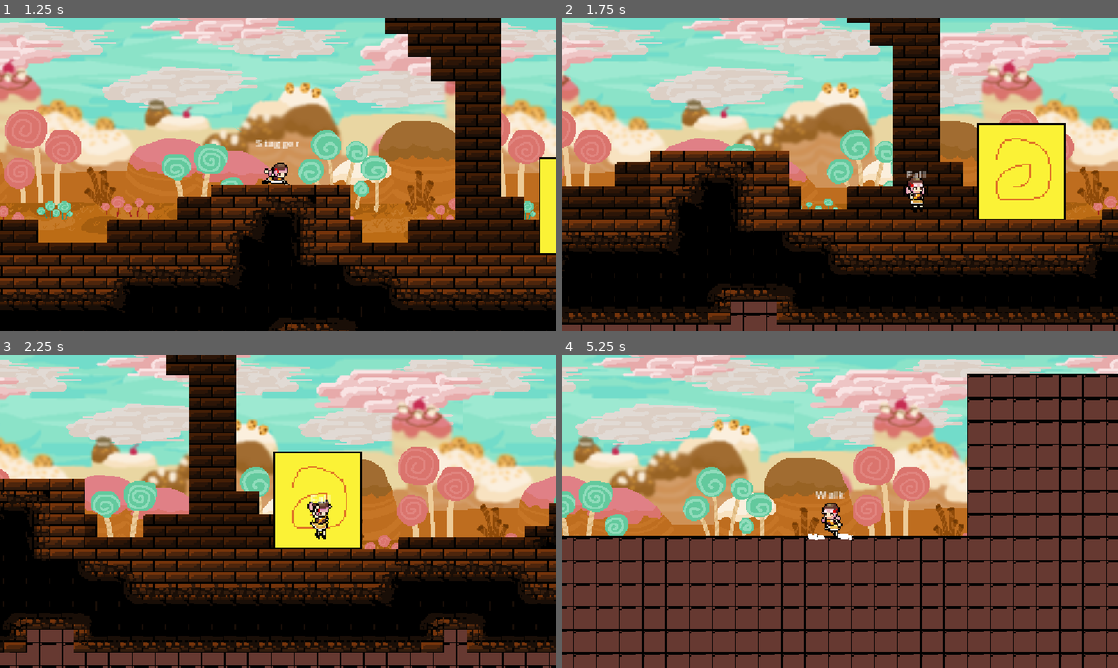
Above: before the commit, frames 1-4 (two rows, left to right).
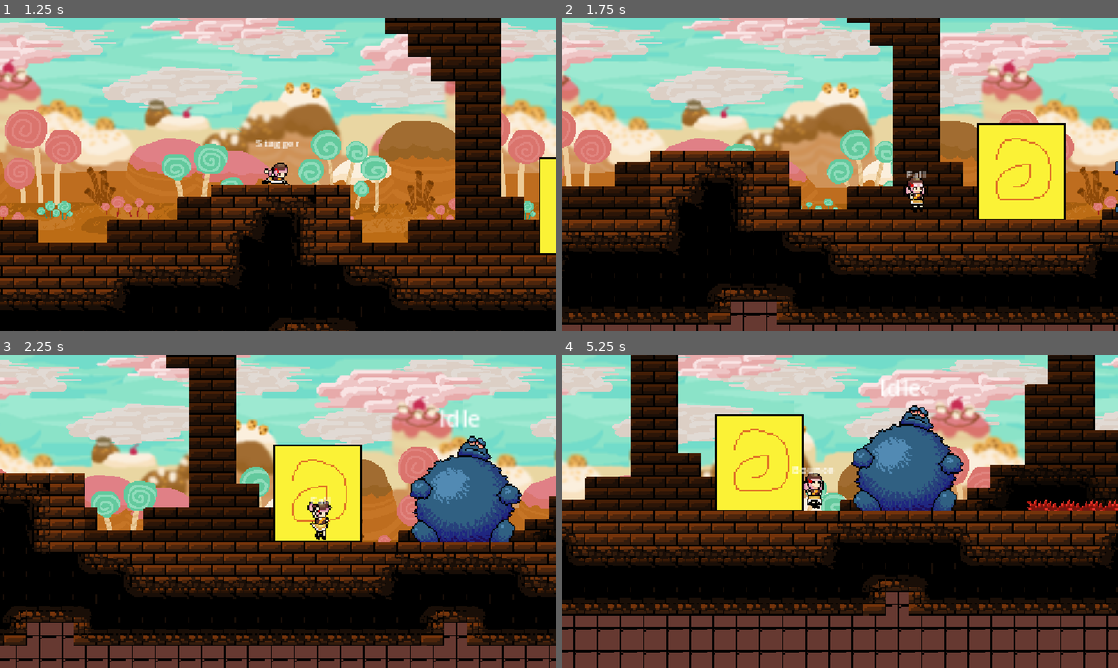
Above: after the commit, the same moments.

Repository: zowlorin/kuki-game
Game: Godot game, scene res://menus/main_menu.tscn
Same seed, same stepped clock (60 frames per second), same inputs: the game is played once before the commit and once after it.
Inputs:
- Up to frame 1 (1.25 s): click "play" at 0.5 s
- Up to frame 2 (1.75 s): tap Enter at 1.25 s; hold D (move_right) from 1.28 s (still down); tap Shift (dash) at 1.35 s; tap Space (jump) at 1.52, 1.55 s
- Up to frame 3 (2.25 s): keep holding D (move_right); tap Space (jump) at 1.82, 2.1 s
- Up to frame 4 (5.25 s): tap Space (jump) at 2.27, 2.57, 3.05, 3.77, 4.07, 4.52, 4.55, 4.82, 5.1 s; tap Shift (dash) at 2.3, 2.85, 3.8, 4.35 s; release D (move_right) at 2.78 s; hold A (move_left) 2.78-3.53 s; hold D (move_right) 3.53-5.03 s; tap E at 3.6 s; hold A (move_left) from 5.03 s (still down)

Frame 1 is identical in both runs. In frame 2, less than 0.1% of the frame differs, in the area x 99-100%, y 45-63%; in frame 3, 34%; in frame 4, 75%, in the area x 0-100%, y 0-100%.

Commit message:
chud

Diff:
--- /dev/null
+++ b/gameplay/BouncePads.tscn
@@ -0,0 +1,3 @@
+[gd_scene format=3 uid="uid://3si2t3yim1yh"]
+
+[node name="BouncePads" type="Node2D" unique_id=1428853902]
--- /dev/null
+++ b/gameplay/chud.gd
@@ -0,0 +1,10 @@
+extends CharacterBody2D
+
+@export var target: CharacterBody2D
+@export var frames_before_sleep = 3
+
+func _physics_process(delta: float) -> void:
+	if not is_on_floor():
+		velocity += get_gravity() * delta
+
+	move_and_slide()
--- /dev/null
+++ b/gameplay/chud.tscn
@@ -0,0 +1,189 @@
+[gd_scene format=3 uid="uid://hbonw2t7ej81"]
+
+[ext_resource type="Texture2D" uid="uid://brwm4ga41c4d0" path="res://assets/chud/chudelectricfan.png" id="1_eb0tk"]
+[ext_resource type="Script" uid="uid://cwnvghc03qrpc" path="res://gameplay/chud.gd" id="1_vvnt0"]
+[ext_resource type="Texture2D" uid="uid://b5uiu2mt8mae7" path="res://assets/chud/chudsnore.png" id="2_vvnt0"]
+[ext_resource type="Script" uid="uid://cwubmbexatqve" path="res://states/state_machine.gd" id="2_x7ym0"]
+[ext_resource type="Script" uid="uid://ddb2mpjjmn4pw" path="res://states/chud_states/idle_state.gd" id="3_vfhmp"]
+[ext_resource type="Script" uid="uid://deipeelp2ta4r" path="res://states/chud_states/sleep_state.gd" id="4_b3a0b"]
+
+[sub_resource type="AtlasTexture" id="AtlasTexture_vfhmp"]
+atlas = ExtResource("1_eb0tk")
+region = Rect2(0, 0, 96, 80)
+
+[sub_resource type="AtlasTexture" id="AtlasTexture_b3a0b"]
+atlas = ExtResource("1_eb0tk")
+region = Rect2(96, 0, 96, 80)
+
+[sub_resource type="AtlasTexture" id="AtlasTexture_v0pnj"]
+atlas = ExtResource("2_vvnt0")
+region = Rect2(0, 0, 96, 80)
+
+[sub_resource type="AtlasTexture" id="AtlasTexture_ts62h"]
+atlas = ExtResource("2_vvnt0")
+region = Rect2(96, 0, 96, 80)
+
+[sub_resource type="AtlasTexture" id="AtlasTexture_q1xlo"]
+atlas = ExtResource("2_vvnt0")
+region = Rect2(192, 0, 96, 80)
+
+[sub_resource type="AtlasTexture" id="AtlasTexture_lyp8q"]
+atlas = ExtResource("2_vvnt0")
+region = Rect2(288, 0, 96, 80)
+
+[sub_resource type="AtlasTexture" id="AtlasTexture_3fosx"]
+atlas = ExtResource("2_vvnt0")
+region = Rect2(384, 0, 96, 80)
+
+[sub_resource type="AtlasTexture" id="AtlasTexture_cebp8"]
+atlas = ExtResource("2_vvnt0")
+region = Rect2(480, 0, 96, 80)
+
+[sub_resource type="AtlasTexture" id="AtlasTexture_57be6"]
+atlas = ExtResource("2_vvnt0")
+region = Rect2(576, 0, 96, 80)
+
+[sub_resource type="AtlasTexture" id="AtlasTexture_uci82"]
+atlas = ExtResource("2_vvnt0")
+region = Rect2(672, 0, 96, 80)
+
+[sub_resource type="AtlasTexture" id="AtlasTexture_sn5gc"]
+atlas = ExtResource("2_vvnt0")
+region = Rect2(768, 0, 96, 80)
+
+[sub_resource type="AtlasTexture" id="AtlasTexture_d5lr2"]
+atlas = ExtResource("2_vvnt0")
+region = Rect2(864, 0, 96, 80)
+
+[sub_resource type="AtlasTexture" id="AtlasTexture_k72q1"]
+atlas = ExtResource("2_vvnt0")
+region = Rect2(960, 0, 96, 80)
+
+[sub_resource type="AtlasTexture" id="AtlasTexture_bysli"]
+atlas = ExtResource("2_vvnt0")
+region = Rect2(1056, 0, 96, 80)
+
+[sub_resource type="AtlasTexture" id="AtlasTexture_8blgr"]
+atlas = ExtResource("2_vvnt0")
+region = Rect2(1152, 0, 96, 80)
+
+[sub_resource type="AtlasTexture" id="AtlasTexture_foh7y"]
+atlas = ExtResource("2_vvnt0")
+region = Rect2(1248, 0, 96, 80)
+
+[sub_resource type="SpriteFrames" id="SpriteFrames_710pl"]
+animations = [{
+"frames": [{
+"duration": 1.0,
+"texture": SubResource("AtlasTexture_vfhmp")
+}, {
+"duration": 1.0,
+"texture": SubResource("AtlasTexture_b3a0b")
+}],
+"loop": 1,
+"name": &"idle",
+"speed": 8.0
+}, {
+"frames": [{
+"duration": 1.0,
+"texture": SubResource("AtlasTexture_v0pnj")
+}, {
+"duration": 1.0,
+"texture": SubResource("AtlasTexture_ts62h")
+}, {
+"duration": 1.0,
+"texture": SubResource("AtlasTexture_q1xlo")
+}, {
+"duration": 1.0,
+"texture": SubResource("AtlasTexture_lyp8q")
+}, {
+"duration": 1.0,
+"texture": SubResource("AtlasTexture_3fosx")
+}, {
+"duration": 1.0,
+"texture": SubResource("AtlasTexture_cebp8")
+}, {
+"duration": 1.0,
+"texture": SubResource("AtlasTexture_57be6")
+}, {
+"duration": 1.0,
+"texture": SubResource("AtlasTexture_uci82")
+}, {
+"duration": 1.0,
+"texture": SubResource("AtlasTexture_sn5gc")
+}, {
+"duration": 1.0,
+"texture": SubResource("AtlasTexture_d5lr2")
+}, {
+"duration": 1.0,
+"texture": SubResource("AtlasTexture_k72q1")
+}, {
+"duration": 1.0,
+"texture": SubResource("AtlasTexture_bysli")
+}, {
+"duration": 1.0,
+"texture": SubResource("AtlasTexture_8blgr")
+}, {
+"duration": 1.0,
+"texture": SubResource("AtlasTexture_foh7y")
+}],
+"loop": 1,
+"name": &"sleep",
+"speed": 8.0
+}]
+
+[sub_resource type="CapsuleShape2D" id="CapsuleShape2D_jxb28"]
+radius = 11.0
+height = 72.0
+
+[sub_resource type="CapsuleShape2D" id="CapsuleShape2D_0qvvg"]
+radius = 31.0
+height = 62.0
+
+[node name="Chud" type="CharacterBody2D" unique_id=889230261]
+collision_layer = 0
+script = ExtResource("1_vvnt0")
+
+[node name="RayCast" type="RayCast2D" parent="." unique_id=1628304753]
+target_position = Vector2(100, 0)
+collision_mask = 2
+collide_with_areas = true
+collide_with_bodies = false
+
+[node name="StateMachine" type="Node" parent="." unique_id=1638820768 node_paths=PackedStringArray("initial_state")]
+script = ExtResource("2_x7ym0")
+initial_state = NodePath("Idle")
+metadata/_custom_type_script = "uid://cwubmbexatqve"
+
+[node name="Label" type="Label" parent="StateMachine" unique_id=738783601]
+offset_right = 40.0
+offset_bottom = 23.0
+offset_transform_enabled = true
+offset_transform_position_ratio = Vector2(-0.4, -2.5)
+text = "test"
+
+[node name="Idle" type="Node" parent="StateMachine" unique_id=870354302]
+script = ExtResource("3_vfhmp")
+metadata/_custom_type_script = "uid://ddb2mpjjmn4pw"
+
+[node name="Sleep" type="Node" parent="StateMachine" unique_id=1822245709]
+script = ExtResource("4_b3a0b")
+metadata/_custom_type_script = "uid://deipeelp2ta4r"
+
+[node name="AnimatedSprite2D" type="AnimatedSprite2D" parent="." unique_id=152524850]
+texture_filter = 1
+sprite_frames = SubResource("SpriteFrames_710pl")
+animation = &"sleep"
+frame_progress = 0.13855107
+
+[node name="CollisionShape2D" type="CollisionShape2D" parent="." unique_id=1960142244]
+position = Vector2(7, 4)
+shape = SubResource("CapsuleShape2D_jxb28")
+
+[node name="Bouncy" type="StaticBody2D" parent="." unique_id=1108596489 groups=["Bouncy"]]
+collision_layer = 8
+collision_mask = 0
+
+[node name="CollisionShape2D" type="CollisionShape2D" parent="Bouncy" unique_id=70159028]
+position = Vector2(3, 9)
+shape = SubResource("CapsuleShape2D_0qvvg")
--- a/gameplay/player.gd
+++ b/gameplay/player.gd
@@ -23,6 +23,13 @@
 @export var dash_duration: float = 0.3
 @export var max_dash_cooldown : float = 0.4
 
+
+
+@export_category("Miscellanous")
+@export var bounce_curve: Curve
+@export var bounce_speed: float = 300.0
+@export var bounce_duration: float = 0.4
+
 @onready var jump_frame = Time.get_unix_time_from_system()
 @onready var fall_frame = Time.get_unix_time_from_system()
 @onready var accel_frame = Time.get_unix_time_from_system()
@@ -35,6 +42,7 @@
 @onready var on_coyote: bool = false
 @onready var can_dash: bool = true
 
+@onready var horizontal_bounce: float = 0.0
 @onready var move_speed: float = 0.0
 @onready var move_dash: float = 0.0
 @onready var prev_direction: float = 1.0
@@ -48,7 +56,7 @@
 	if abs(move_direction) > 0:
 		prev_direction = move_direction
 
-	velocity.x = move_direction * move_speed + move_dash
+	velocity.x = move_direction * move_speed + move_dash + horizontal_bounce
 
 	was_on_floor = is_on_floor()
 	move_and_slide()
--- a/gameplay/player.tscn
+++ b/gameplay/player.tscn
@@ -12,6 +12,7 @@
 [ext_resource type="Script" uid="uid://d0b2ys7jcq6pr" path="res://states/player_states/dash_state.gd" id="7_iqb12"]
 [ext_resource type="Texture2D" uid="uid://fjyoetr8gb5u" path="res://assets/kuki/kukidash.png" id="8_1xfx0"]
 [ext_resource type="Texture2D" uid="uid://c0ofihnt2bfu4" path="res://assets/kuki/kukijump.png" id="9_ob5am"]
+[ext_resource type="Script" uid="uid://ki816ac8cyw3" path="res://states/player_states/bounce_state.gd" id="10_0qvvg"]
 [ext_resource type="Script" uid="uid://byhaipkgstwjb" path="res://states/player_states/stagger_state.gd" id="12_2wuqc"]
 [ext_resource type="Texture2D" uid="uid://c3nwumc35hlab" path="res://assets/kuki/kukifall.png" id="12_budjd"]
 [ext_resource type="Texture2D" uid="uid://k3g6d6wmfmt2" path="res://assets/kuki/kukiairdash.png" id="13_s0fd6"]
@@ -27,6 +28,10 @@
 _data = [Vector2(0, 1), 0.0, 0.0, 0, 0, Vector2(1, 0), 0.0, 0.0, 0, 0]
 point_count = 2
 
+[sub_resource type="Curve" id="Curve_0qvvg"]
+_data = [Vector2(0, 1), 0.0, 0.0, 0, 0, Vector2(0.2971888, 1), 0.0, 0.0, 0, 0, Vector2(1, 0), 0.0, 0.0, 0, 0]
+point_count = 3
+
 [sub_resource type="AtlasTexture" id="AtlasTexture_bpys0"]
 atlas = ExtResource("13_s0fd6")
 region = Rect2(0, 0, 35, 32)
@@ -384,12 +389,17 @@
 
 [node name="Player" type="CharacterBody2D" unique_id=1561153767]
 collision_layer = 2
+collision_mask = 9
 script = ExtResource("1_4flbx")
 jump_curve = SubResource("Curve_onrkg")
 jump_duration = 0.3
 fall_curve = SubResource("Curve_jriu6")
 fall_duration = 0.5
 dash_speed = 250.0
+bounce_curve = SubResource("Curve_0qvvg")
+
+[node name="RayCast2D" type="RayCast2D" parent="." unique_id=353482727]
+target_position = Vector2(0, 100)
 
 [node name="InputListener" type="Node" parent="." unique_id=395743567]
 script = ExtResource("2_s0fd6")
@@ -435,6 +445,10 @@
 script = ExtResource("12_2wuqc")
 metadata/_custom_type_script = "uid://byhaipkgstwjb"
 
+[node name="Bounce" type="Node" parent="StateMachine" unique_id=1006668677]
+script = ExtResource("10_0qvvg")
+metadata/_custom_type_script = "uid://ki816ac8cyw3"
+
 [node name="AnimatedSprite2D" type="AnimatedSprite2D" parent="." unique_id=1204224882]
 texture_filter = 1
 position = Vector2(0, -15)
@@ -445,8 +459,15 @@
 position = Vector2(0, -11.5)
 shape = SubResource("RectangleShape2D_ysoui")
 
+[node name="Bouncebox" type="Area2D" parent="." unique_id=901485959]
+collision_layer = 0
+
+[node name="CollisionShape2D" type="CollisionShape2D" parent="Bouncebox" unique_id=1059304708]
+position = Vector2(0, -11.5)
+shape = SubResource("RectangleShape2D_ysoui")
+
 [node name="Hurtbox" type="Area2D" parent="." unique_id=426756013]
-collision_layer = 0
+collision_layer = 2
 collision_mask = 260
 
 [node name="CollisionShape2D" type="CollisionShape2D" parent="Hurtbox" unique_id=713654505]
@@ -516,6 +537,7 @@
 
 [node name="Health" type="Node2D" parent="." unique_id=1261244864]
 
+[connection signal="area_entered" from="Bouncebox" to="." method="_on_bouncebox_area_entered"]
 [connection signal="area_entered" from="Hurtbox" to="." method="_on_hurtbox_area_entered"]
 [connection signal="timeout" from="Helpers/CoyoteTimer" to="." method="_on_coyote_timer_timeout"]
 [connection signal="timeout" from="Helpers/DashInvinciblity" to="." method="_on_dash_invinciblity_timeout"]
--- a/main.tscn
+++ b/main.tscn
@@ -1,6 +1,7 @@
 [gd_scene format=3 uid="uid://b8uj6i261r27l"]
 
 [ext_resource type="PackedScene" uid="uid://wnyu5xqf1yeh" path="res://gameplay/player.tscn" id="1_ig7tw"]
+[ext_resource type="PackedScene" uid="uid://hbonw2t7ej81" path="res://gameplay/chud.tscn" id="1_ycdy4"]
 [ext_resource type="PackedScene" uid="uid://ci0mg4cw3htbo" path="res://levels/lobby.tscn" id="2_yaehf"]
 [ext_resource type="Texture2D" uid="uid://mqf4pkjbyh0e" path="res://assets/parallaxbg/0_basesky.png" id="3_h2yge"]
 [ext_resource type="Texture2D" uid="uid://c70nqv3745imr" path="res://assets/parallaxbg/1_farclouds.png" id="4_1bvp3"]
@@ -28,6 +29,10 @@
 [node name="Main" type="Node2D" unique_id=587567638]
 
 [node name="World" type="Node2D" parent="." unique_id=921855491]
+
+[node name="Chud" parent="World" unique_id=889230261 node_paths=PackedStringArray("target") instance=ExtResource("1_ycdy4")]
+position = Vector2(100, -100)
+target = NodePath("../Player")
 
 [node name="Player" parent="World" unique_id=1561153767 instance=ExtResource("1_ig7tw")]
 position = Vector2(-210, -100)
--- a/project.godot
+++ b/project.godot
@@ -23,6 +23,10 @@
 [editor_plugins]
 
 enabled=PackedStringArray("res://addons/dualgrid/plugin.cfg")
+
+[global_group]
+
+Bouncy=""
 
 [input]
 
@@ -64,7 +68,7 @@
 
 2d_physics/layer_1="World"
 2d_physics/layer_2="Player"
-2d_physics/layer_3="Enemy"
+2d_physics/layer_3="Hazard"
 
 [physics]
 
--- /dev/null
+++ b/states/chud_states/idle_state.gd
@@ -0,0 +1,22 @@
+extends State
+
+class_name ChudIdle
+
+@onready var chud: CharacterBody2D = owner
+@onready var state_machine: StateMachine = get_parent()
+
+@onready var idle_frame = Time.get_unix_time_from_system()
+
+func enter() -> void:
+	chud.get_node("AnimatedSprite2D").play("idle")
+	idle_frame = Time.get_unix_time_from_system()
+
+func physics_update(_delta: float) -> void:
+	var curr_frame = Time.get_unix_time_from_system()
+	var raycast : RayCast2D = chud.get_node("RayCast")
+
+	var target = Vector2(chud.target.global_position.x, chud.target.global_position.y - 16)
+	raycast.look_at(target)
+
+	if (curr_frame - idle_frame) > chud.frames_before_sleep and !raycast.is_colliding():
+		state_machine.transition_to("Sleep")
--- /dev/null
+++ b/states/chud_states/sleep_state.gd
@@ -0,0 +1,20 @@
+extends State
+
+class_name ChudSleep
+
+@onready var chud: CharacterBody2D = owner
+@onready var state_machine: StateMachine = get_parent()
+
+@onready var idle_frame = Time.get_unix_time_from_system()
+
+func enter() -> void:
+	chud.get_node("AnimatedSprite2D").play("sleep")
+
+func physics_update(_delta: float) -> void:
+	var raycast : RayCast2D = chud.get_node("RayCast")
+
+	var target = Vector2(chud.target.global_position.x, chud.target.global_position.y - 16)
+	raycast.look_at(target)
+
+	if raycast.is_colliding():
+		state_machine.transition_to("Idle")
--- /dev/null
+++ b/states/player_states/bounce_state.gd
@@ -0,0 +1,27 @@
+extends State
+
+class_name PlayerBounce
+
+@onready var player: CharacterBody2D = owner
+@onready var state_machine: StateMachine = get_parent()
+
+@onready var bounce_frame = Time.get_unix_time_from_system()
+@onready var collision = player.get_last_slide_collision()
+
+func enter() -> void:
+	player.get_node("AnimatedSprite2D").play("jump")
+
+	collision = player.get_last_slide_collision()
+	bounce_frame = Time.get_unix_time_from_system()
+
+func physics_update(_delta: float) -> void:
+	var curr_frame = Time.get_unix_time_from_system()
+
+	if (curr_frame - bounce_frame) >= player.bounce_duration or collision == null:
+		state_machine.transition_to("Fall")
+
+	var bounce_speed = collision.get_normal() * (player.bounce_curve.sample((curr_frame - bounce_frame) / player.bounce_duration)) * player.bounce_speed
+	var fall_speed = (1 - (player.fall_curve.sample((curr_frame - bounce_frame) / player.fall_duration))) * player.fall_speed
+
+	player.horizontal_bounce = bounce_speed.x
+	player.velocity.y = bounce_speed.y
--- a/states/player_states/dash_state.gd
+++ b/states/player_states/dash_state.gd
@@ -7,8 +7,10 @@
 @export var fx_offset := Vector2(-22, -15)
 
 @onready var true_fx_offset : Vector2
+
 @onready var player: CharacterBody2D = owner
 @onready var state_machine: StateMachine = get_parent()
+@onready var input_listener: InputListener = owner.get_node("InputListener")
 
 func enter() -> void:
 	if player.is_on_floor():
@@ -22,12 +24,19 @@
 		player.helpers.get_node("DashParticles").emitting = true
 		player.get_node("AnimatedSprite2D").play("air_dash")
 	player.dash_frame = Time.get_unix_time_from_system()
+	print("entered dash")
 
 func exit() -> void:
 	player.helpers.get_node("DashParticles").emitting = false
 
 func physics_update(_delta: float) -> void:
 	var curr_frame = Time.get_unix_time_from_system()
+	var bouncy_nodes = get_tree().get_nodes_in_group("Bouncy")
+
+	if player.get_last_slide_collision() != null:
+		if bouncy_nodes.has(player.get_last_slide_collision().get_collider()):
+			player.move_dash = 0
+			state_machine.transition_to("Bounce")
 
 	player.get_node("Hurtbox").get_child(0).set_deferred("disabled", true)
 	player.move_dash = player.prev_direction * player.dash_speed
@@ -42,8 +51,8 @@
 	player.can_dash = false
 
 	if (curr_frame - player.dash_frame) >= player.dash_duration:
+		player.move_dash = 0
 		state_machine.transition_to("Fall")
-		player.move_dash = 0
 
 	player.fall_frame = player.dash_frame
 	player.velocity.y = (1 - (player.fall_curve.sample((curr_frame - player.dash_frame) / player.fall_duration))) * player.fall_speed
--- a/states/player_states/fall_state.gd
+++ b/states/player_states/fall_state.gd
@@ -15,10 +15,15 @@
 	player.fall_frame = Time.get_unix_time_from_system()
 
 func physics_update(_delta: float) -> void:
+	var bouncy_nodes = get_tree().get_nodes_in_group("Bouncy")
+	if player.get_last_slide_collision() != null:
+		if bouncy_nodes.has(player.get_last_slide_collision().get_collider()):
+			state_machine.transition_to("Bounce")
+
 	if player.is_on_floor():
 		emit_land_particles()
 		state_machine.transition_to("Stagger")
-	if player.is_on_floor() and (abs(Input.get_axis("move_left", "move_right")) > 0 or input_listener.get_buffer("MoveLeftBuffer").is_buffered() or input_listener.get_buffer("MoveRightBuffer").is_buffered()):
+	elif player.is_on_floor() and (abs(Input.get_axis("move_left", "move_right")) > 0 or input_listener.get_buffer("MoveLeftBuffer").is_buffered() or input_listener.get_buffer("MoveRightBuffer").is_buffered()):
 		input_listener.get_buffer("MoveLeftBuffer").consume()
 		input_listener.get_buffer("MoveRightBuffer").consume()
 		state_machine.transition_to("Walk")
@@ -39,7 +44,5 @@
 	player.helpers.get_node('LLandParticles').emitting = true
 	player.helpers.get_node('RLandParticles').emitting = true
 
-
-
 func update(_delta: float) -> void:
 	sprite.flip_h = player.prev_direction < 0
--- a/states/player_states/idle_state.gd
+++ b/states/player_states/idle_state.gd
@@ -11,6 +11,11 @@
 	player.decel_frame = Time.get_unix_time_from_system()
 
 func physics_update(_delta: float) -> void:
+	var bouncy_nodes = get_tree().get_nodes_in_group("Bouncy")
+	if player.get_last_slide_collision() != null:
+		if bouncy_nodes.has(player.get_last_slide_collision().get_collider()):
+			state_machine.transition_to("Bounce")
+
 	if not player.is_on_floor():
 		state_machine.transition_to("Fall")
 	if player.is_on_floor() and (abs(Input.get_axis("move_left", "move_right")) > 0 or input_listener.get_buffer("MoveLeftBuffer").is_buffered() or input_listener.get_buffer("MoveRightBuffer").is_buffered()):
--- a/states/player_states/jump_state.gd
+++ b/states/player_states/jump_state.gd
@@ -15,6 +15,12 @@
 	player.velocity.y = 0
 
 func physics_update(_delta: float) -> void:
+	var bouncy_nodes = get_tree().get_nodes_in_group("Bouncy")
+
+	if player.get_last_slide_collision() != null:
+		if bouncy_nodes.has(player.get_last_slide_collision().get_collider()):
+			state_machine.transition_to("Bounce")
+
 	if player.can_dash and (Input.is_action_just_pressed("dash") or input_listener.get_buffer("DashBuffer").is_buffered()):
 		input_listener.get_buffer("DashBuffer").consume()
 		state_machine.transition_to("Dash")
--- a/states/player_states/stagger_state.gd
+++ b/states/player_states/stagger_state.gd
@@ -20,6 +20,11 @@
 		sprite.animation_finished.disconnect(switch_state)
 
 func physics_update(_delta: float) -> void:
+	var bouncy_nodes = get_tree().get_nodes_in_group("Bouncy")
+	if player.get_last_slide_collision() != null:
+		if bouncy_nodes.has(player.get_last_slide_collision().get_collider()):
+			state_machine.transition_to("Bounce")
+
 	if player.is_on_floor() and (abs(Input.get_axis("move_left", "move_right")) > 0 or input_listener.get_buffer("MoveLeftBuffer").is_buffered() or input_listener.get_buffer("MoveRightBuffer").is_buffered()):
 		input_listener.get_buffer("MoveLeftBuffer").consume()
 		input_listener.get_buffer("MoveRightBuffer").consume()
--- a/states/player_states/walk_state.gd
+++ b/states/player_states/walk_state.gd
@@ -16,7 +16,12 @@
 		player.accel_frame = Time.get_unix_time_from_system()
 
 func physics_update(_delta: float) -> void:
+	var bouncy_nodes = get_tree().get_nodes_in_group("Bouncy")
 	move_direction = Input.get_axis("move_left", "move_right")
+
+	if player.get_last_slide_collision() != null:
+		if bouncy_nodes.has(player.get_last_slide_collision().get_collider()):
+			state_machine.transition_to("Bounce")
 
 	if (player.is_on_floor() or player.on_coyote) and (Input.is_action_just_pressed("jump") or input_listener.get_buffer("JumpBuffer").is_buffered()):
 		input_listener.get_buffer("JumpBuffer").consume()
Binary file added: assets/chud/chudelectricfan.png
Not shown, added: assets/chud/chudelectricfan.png.import
Binary file added: assets/chud/chudsnore.png
Not shown, added: assets/chud/chudsnore.png.import
Not shown, added: gameplay/chud.gd.uid
Not shown, added: states/chud_states/idle_state.gd.uid
Not shown, added: states/chud_states/sleep_state.gd.uid
Not shown, added: states/player_states/bounce_state.gd.uid
